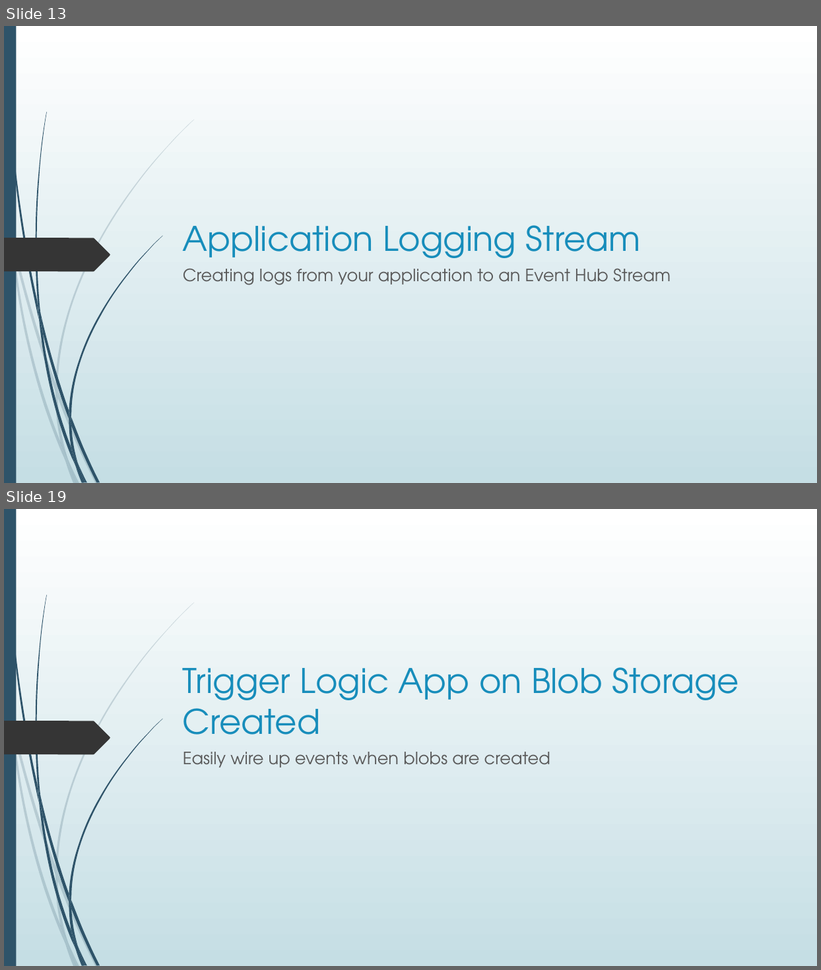
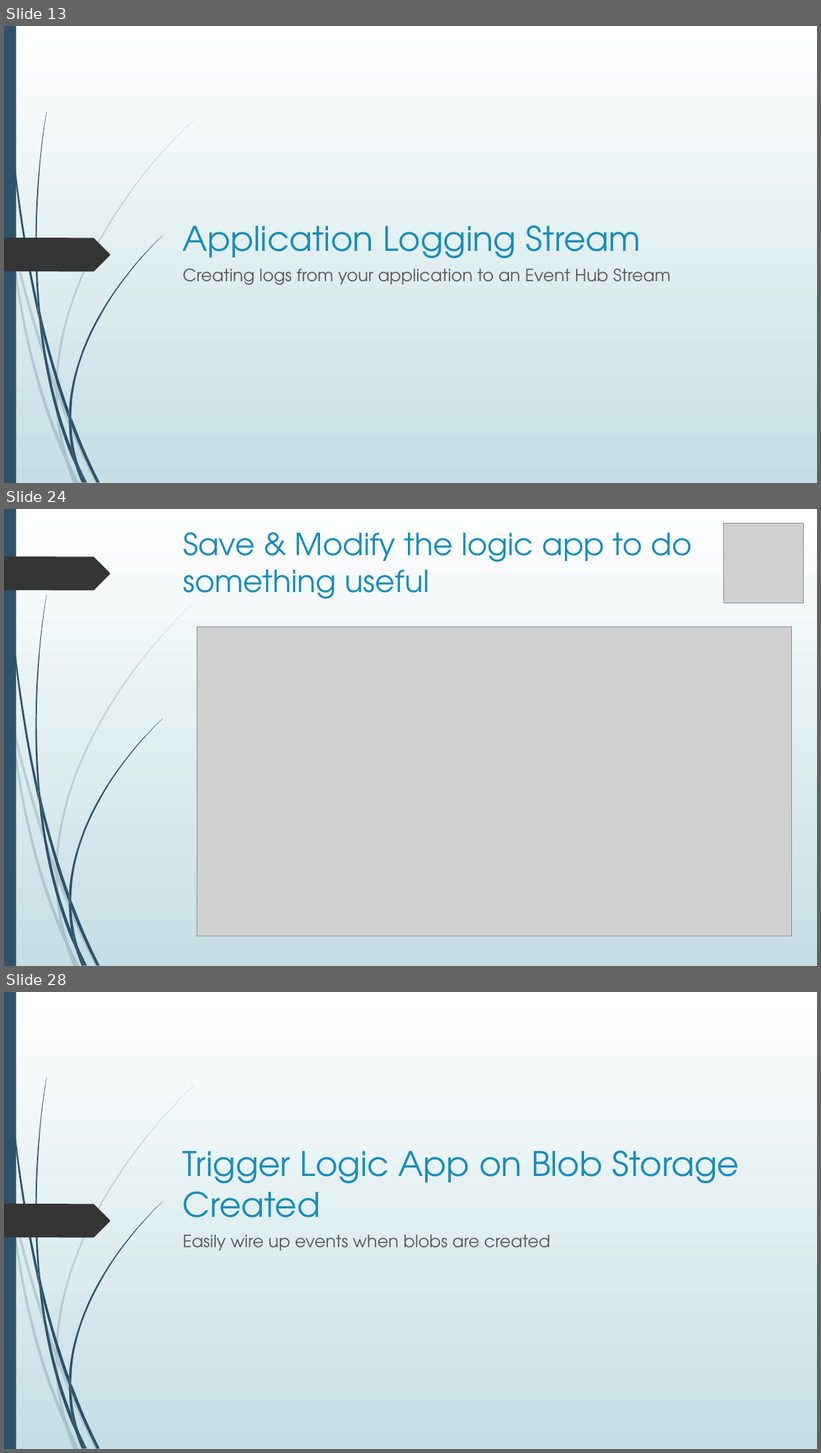
Before and after one commit to blgorman/ServerlessMessagingDemystified, a slide deck: ServerlessMessagingDemystified.pptx. Shown one above the other, each under a label of ours: slides 13 and 19 before the commit, slides 13, 24 and 28 after it; the slides between them are not shown. The pictures are 821x970 and 821x1453 pixels, drawn with LibreOffice and Linux fonts; fonts in the diff are those of the drawing; grey boxes stand for pictures. Boxes give left, top, right and bottom in pixels: in the first picture for what was removed or moved away, otherwise in the second. Text is boxed around its words. In the diff, an @@ line names an element or a change of style, - is before the commit and + after.

```diff
--- a/ServerlessMessagingDemystified.pptx
+++ b/ServerlessMessagingDemystified.pptx
@@ slide 24 added at (x1=4, y1=509, x2=817, y2=966), background gradient #FFFFFF to #C5DEE5; not listed: 23 template elements that a slide beside it also shows @@
@@ picture added at (x1=724, y1=524, x2=803, y2=603) @@
@@ title added at (x1=183, y1=532, x2=692, y2=599), 36 pt, text #178DBB @@
+Save & Modify the logic app to do something useful
@@ freeform shape added at (x1=4, y1=557, x2=110, y2=590), fill #353535 @@
@@ picture added at (x1=197, y1=626, x2=792, y2=937) @@
@@ what was slide 19 is now slide 28 @@
```
Also in this commit, not shown: 9 slides changed, 10 other slides added, 11 other files.
